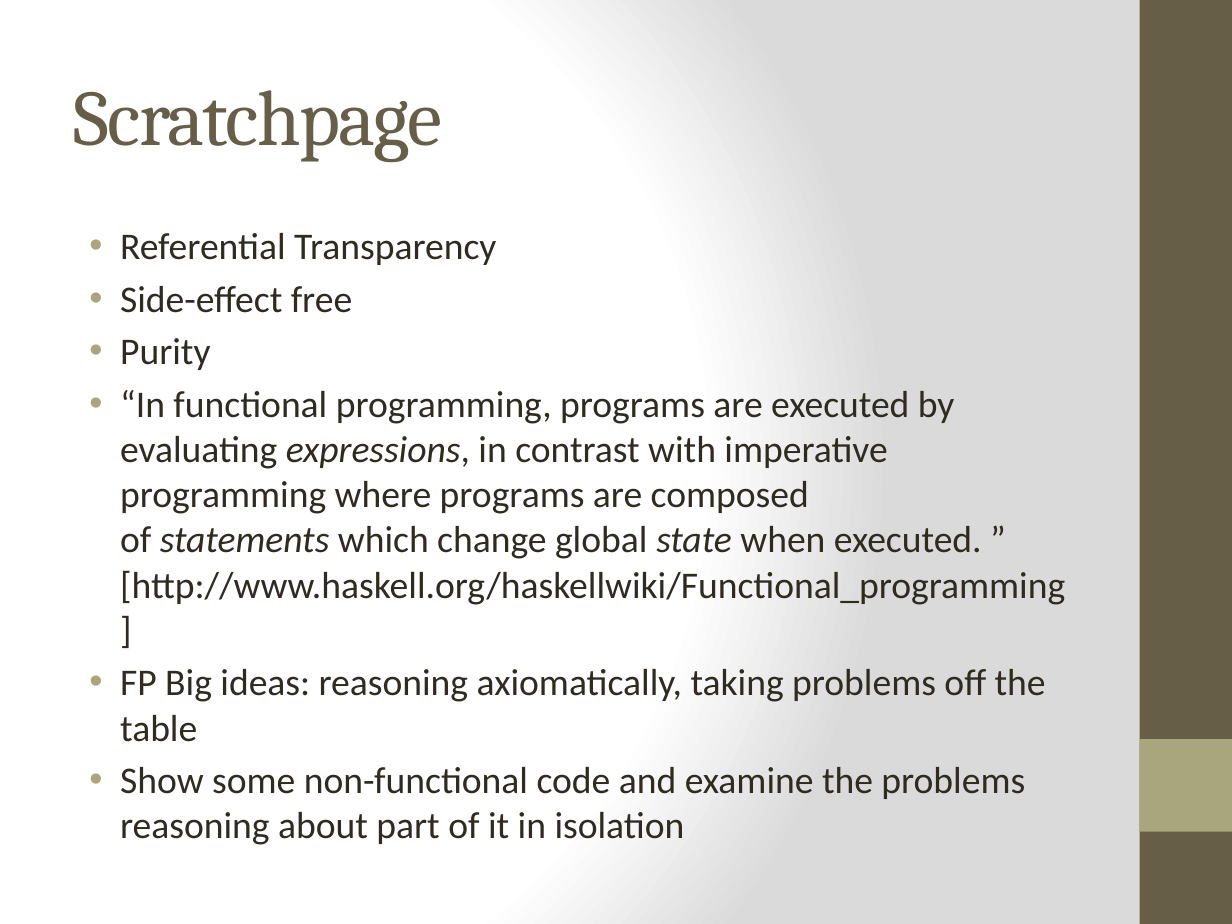
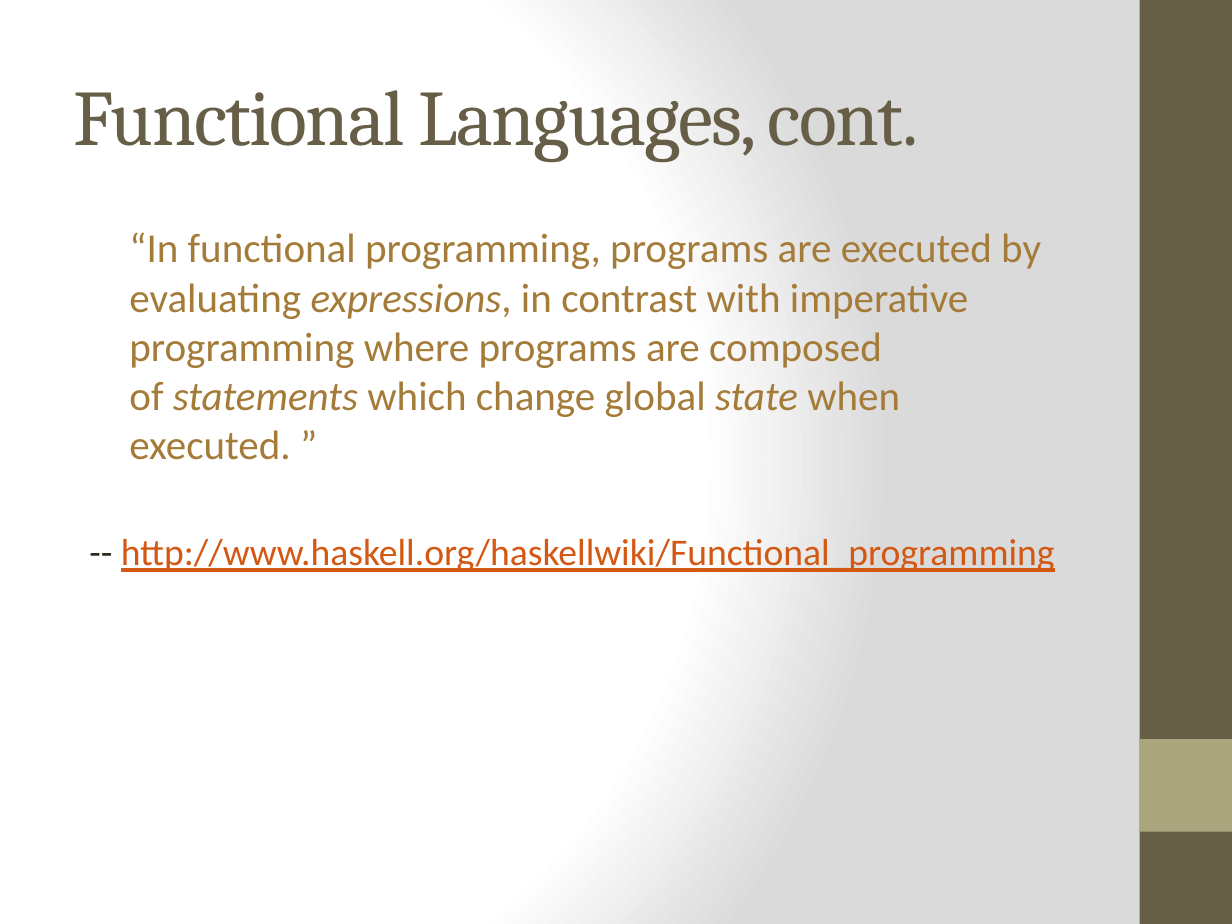
Before and after one commit to bjhartin/FoundationsOfFunctionalProgramming, a slide deck: slide 8 of FoundationsOfFunctionalProgramming.pptx (slide 47 before the commit). Drawn at 1232x924 pixels with LibreOffice and Linux fonts; fonts in the diff are those of the drawing. Boxes give left, top, right and bottom in pixels: in the first picture for what was removed or moved away, otherwise in the second. Text is boxed around its words. In the diff, an @@ line names an element or a change of style, - is before the commit and + after.

```diff
--- a/FoundationsOfFunctionalProgramming.pptx
+++ b/FoundationsOfFunctionalProgramming.pptx
@@ title at bbox=[74, 90, 919, 162]: text changed @@
-Scratchpage
+Functional Languages, cont.
@@ text at bbox=[121, 232, 1055, 572]: text changed; size 22 to 24 pt; text colour #2F2B20 to #A47B38 @@
-• Referential Transparency
-• Side-effect free
-• Purity
-• “In functional programming, programs are executed by evaluating expressions, in contrast with imperative programming where programs are composed of statements which change global state when executed. ” [http://www.haskell.org/haskellwiki/Functional_programming]
-• FP Big ideas: reasoning axiomatically, taking problems off the table
-• Show some non-functional code and examine the problems reasoning about part of it in isolation
+  “In functional programming, programs are executed by evaluating expressions, in contrast with imperative programming where programs are composed of statements which change global state when executed. ”
+-- http://www.haskell.org/haskellwiki/Functional_programming
```
Also in this commit, not shown: 31 other slides changed, 3 slides added, 7 slides removed, 1 other file.
